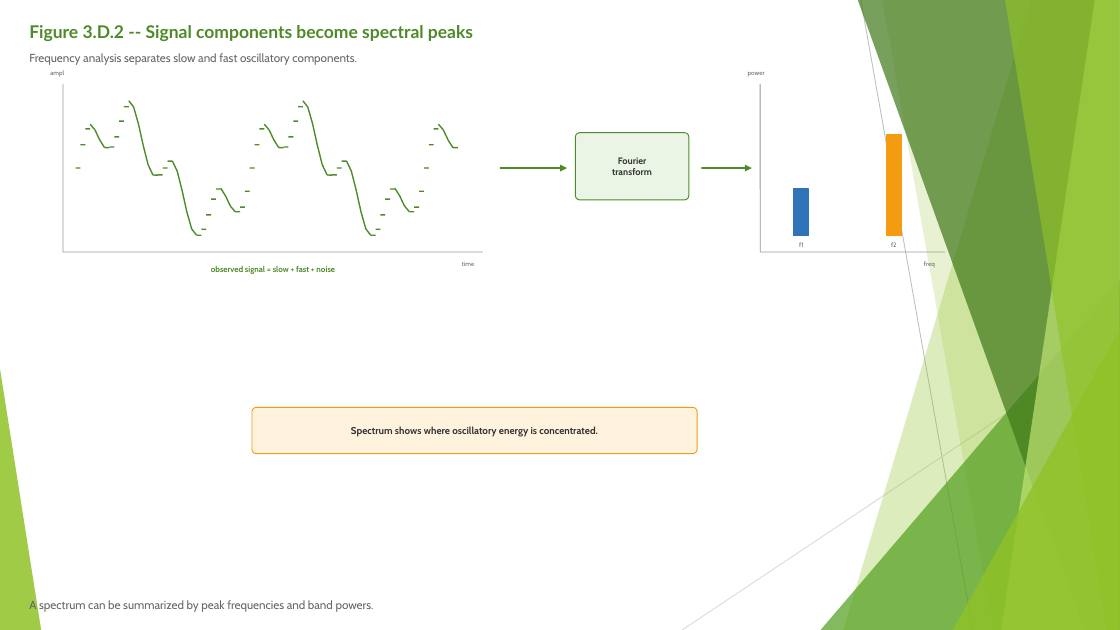
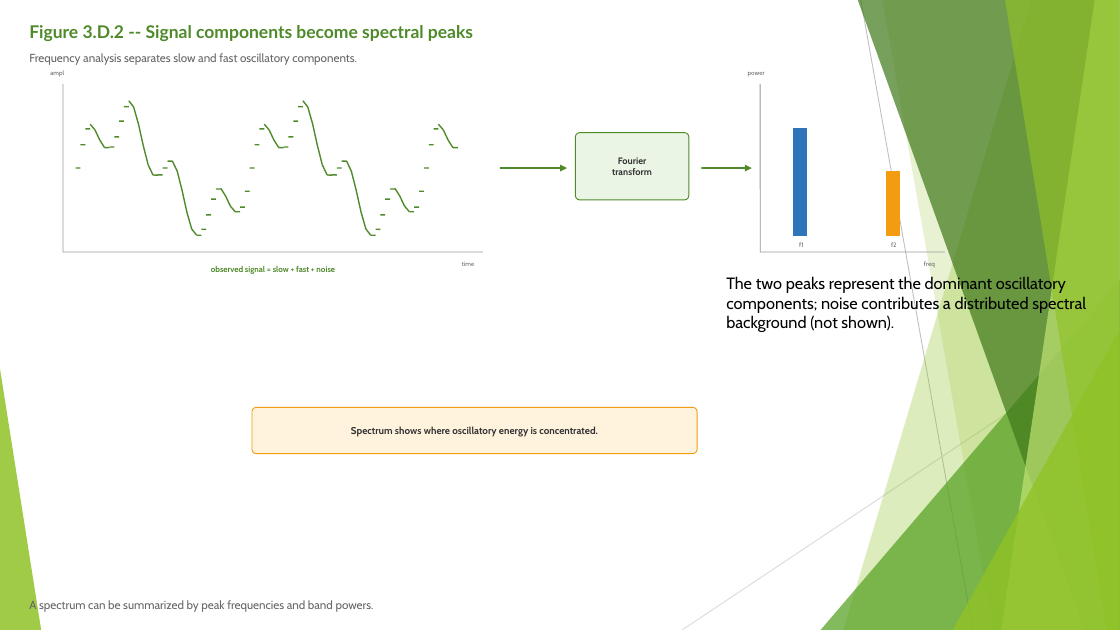
Before and after one commit to FranzGH/timeseries, a slide deck: slide 74 of Slides/03 Traditional Baselines and Feature-Based Machine Learning.pptx. Drawn at 1120x630 pixels with LibreOffice and Linux fonts; fonts in the diff are those of the drawing; background and template pictures are left out. Boxes give left, top, right and bottom in pixels: in the first picture for what was removed or moved away, otherwise in the second. Text is boxed around its words. In the diff, an @@ line names an element or a change of style, - is before the commit and + after.

```diff
--- a/Slides/03 Traditional Baselines and Feature-Based Machine Learning.pptx
+++ b/Slides/03 Traditional Baselines and Feature-Based Machine Learning.pptx
@@ rectangle: place and size @@
-rectangle at (794, 189, 809, 235)
+rectangle at (794, 129, 807, 235)
@@ rectangle: place and size @@
-rectangle at (886, 134, 902, 235)
+rectangle at (886, 171, 900, 235)
@@ text added at (726, 276, 1086, 332), 14 pt, text #000000 @@
+The two peaks represent the dominant oscillatory components; noise contributes a distributed spectral background (not shown).
```
Also in this commit, not shown: 34 other slides changed, 15 slides added, 4 slides removed.
